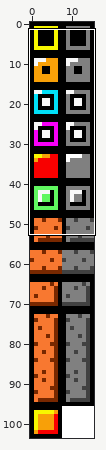
Edited in one commit: sprite sheet (img/dx/tiles.png). Above: a wide view before the commit, with the close-up outlined.
Close-up. First the earlier version:
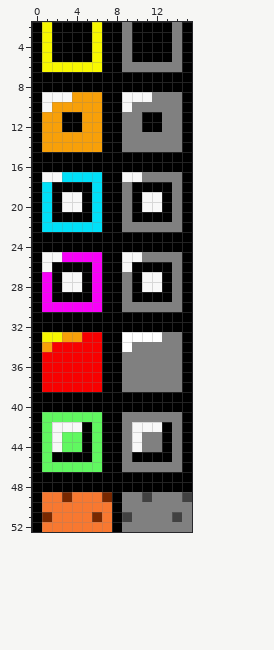
The file is 16x104 pixels. Shown: x 0..15, y 2..52.
After the commit:
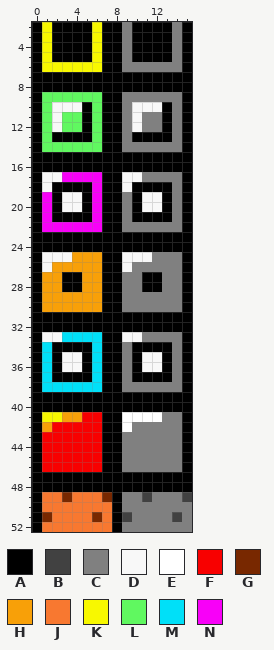
Palette (. is transparent): A #000000  B #414141  C #808080  D #f8f8f8  E #ffffff  F #f80000  G #782800  H #f8a008  J #f87830  K #f8f800  L #60f860  M #00e0f8  N #f800f8
Changes in this commit:
@@ x 0..15 @@
  8 AAAAAAAAAAAAAAAA
- 9 ADDDHHHAADDDCCCA
-10 ADHHHHHAADCCCCCA
-11 AHHAAHHAACCAACCA
-12 AHHAAHHAACCAACCA
-13 AHHHHHHAACCCCCCA
-14 AHHHHHHAACCCCCCA
+ 9 ALLLLLLAACCCCCCA
+10 ALDDDALAACDDDACA
+11 ALDLLALAACDCCACA
+12 ALDLLALAACDCCACA
+13 ALAAAALAACAAAACA
+14 ALLLLLLAACCCCCCA
 15 AAAAAAAAAAAAAAAA
 16 AAAAAAAAAAAAAAAA
-17 ADDMMMMAADDCCCCA
-18 AMAAAAMAACAAAACA
-19 AMADDAMAACADDACA
-20 AMADDAMAACADDACA
-21 AMAAAAMAACAAAACA
-22 AMMMMMMAACCCCCCA
+17 ADDNNNNAADDCCCCA
+18 ADAAAANAADAAAACA
+19 ANADDANAACADDACA
+20 ANADDANAACADDACA
+21 ANAAAANAACAAAACA
+22 ANNNNNNAACCCCCCA
 23 AAAAAAAAAAAAAAAA
 24 AAAAAAAAAAAAAAAA
-25 ADDNNNNAADDCCCCA
-26 ADAAAANAADAAAACA
-27 ANADDANAACADDACA
-28 ANADDANAACADDACA
-29 ANAAAANAACAAAACA
-30 ANNNNNNAACCCCCCA
+25 ADDDHHHAADDDCCCA
+26 ADHHHHHAADCCCCCA
+27 AHHAAHHAACCAACCA
+28 AHHAAHHAACCAACCA
+29 AHHHHHHAACCCCCCA
+30 AHHHHHHAACCCCCCA
 31 AAAAAAAAAAAAAAAA
 32 AAAAAAAAAAAAAAAA
-33 AKKHHFFAAEEEECCA
-34 AHFFFFFAAECCCCCA
-35 AFFFFFFAACCCCCCA
-36 AFFFFFFAACCCCCCA
-37 AFFFFFFAACCCCCCA
-38 AFFFFFFAACCCCCCA
+33 ADDMMMMAADDCCCCA
+34 AMAAAAMAACAAAACA
+35 AMADDAMAACADDACA
+36 AMADDAMAACADDACA
+37 AMAAAAMAACAAAACA
+38 AMMMMMMAACCCCCCA
 39 AAAAAAAAAAAAAAAA
 40 AAAAAAAAAAAAAAAA
-41 ALLLLLLAACCCCCCA
-42 ALDDDALAACDDDACA
-43 ALDLLALAACDCCACA
-44 ALDLLALAACDCCACA
-45 ALAAAALAACAAAACA
-46 ALLLLLLAACCCCCCA
+41 AKKHHFFAAEEEECCA
+42 AHFFFFFAAECCCCCA
+43 AFFFFFFAACCCCCCA
+44 AFFFFFFAACCCCCCA
+45 AFFFFFFAACCCCCCA
+46 AFFFFFFAACCCCCCA
 47 AAAAAAAAAAAAAAAA
Changed places in both close-ups, as pixel boxes (x1, y1, x2, y2):
changed: (42, 92, 172, 472)
